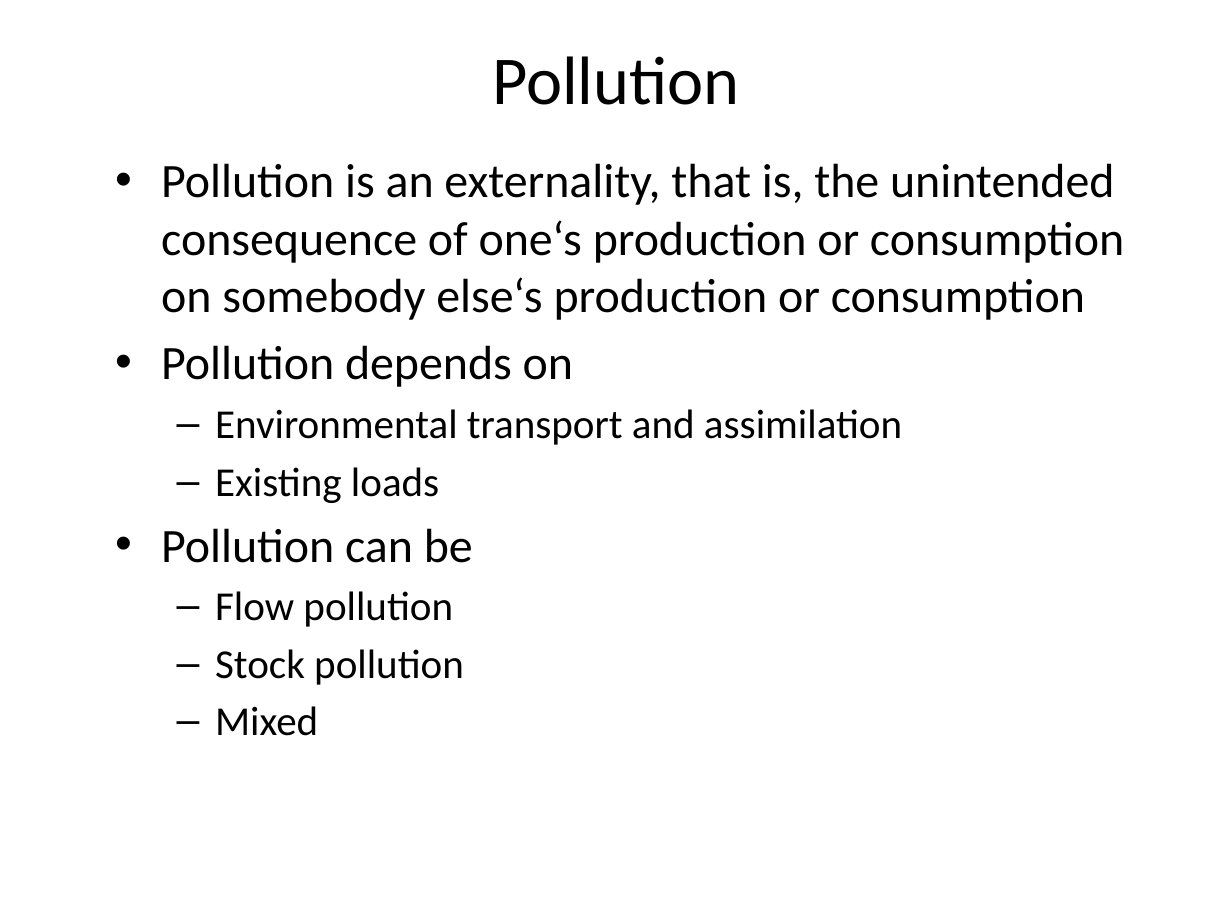
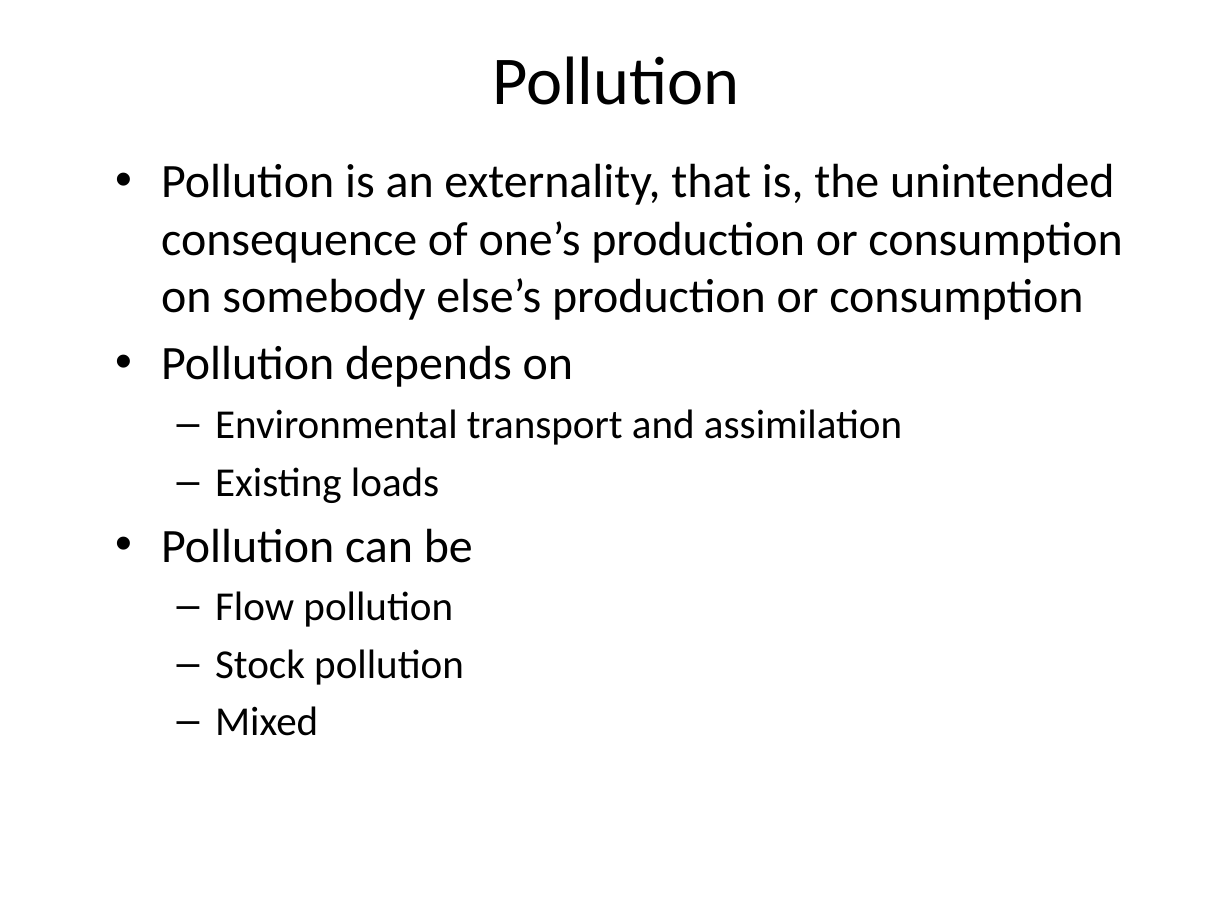
Before and after one commit to rtol/Environmental-Economics, a slide deck: slide 6 of EE3 Targets.pptx. Drawn at 1232x924 pixels with LibreOffice and Linux fonts; fonts in the diff are those of the drawing. Boxes give left, top, right and bottom in pixels: in the first picture for what was removed or moved away, otherwise in the second. Text is boxed around its words. In the diff, an @@ line names an element or a change of style, - is before the commit and + after.

```diff
--- a/EE3 Targets.pptx
+++ b/EE3 Targets.pptx
@@ text at box(161, 163, 1122, 320): text changed @@
-• Pollution is an externality, that is, the unintended consequence of one‘s production or consumption on somebody else‘s production or consumption
+• Pollution is an externality, that is, the unintended consequence of one’s production or consumption on somebody else’s production or consumption
```
Also in this commit, not shown: 7 other slides changed, 6 other files.
